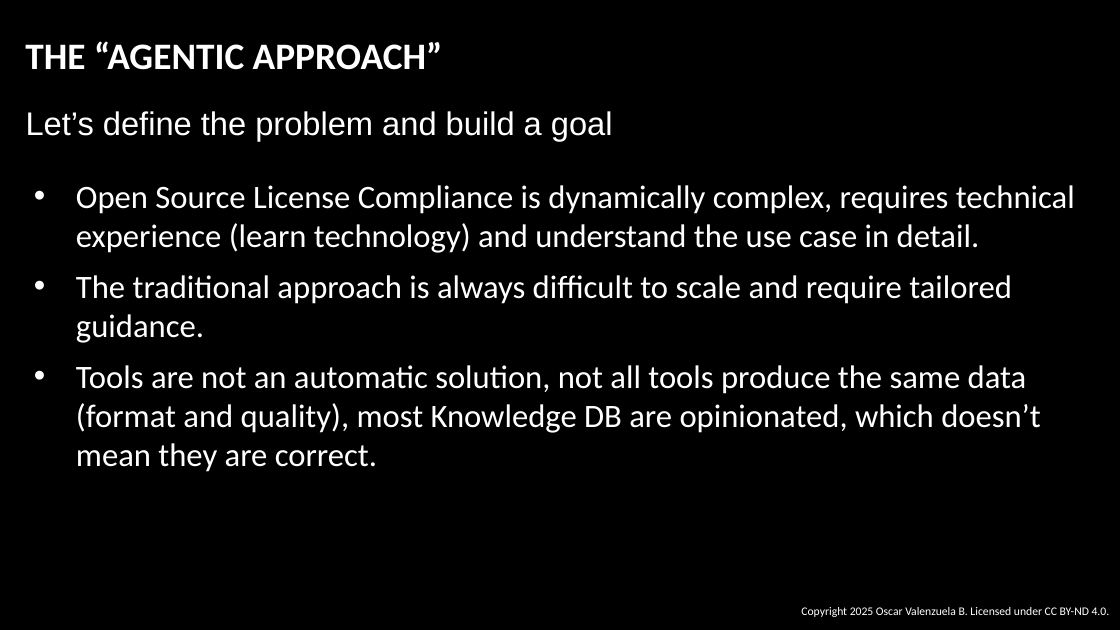
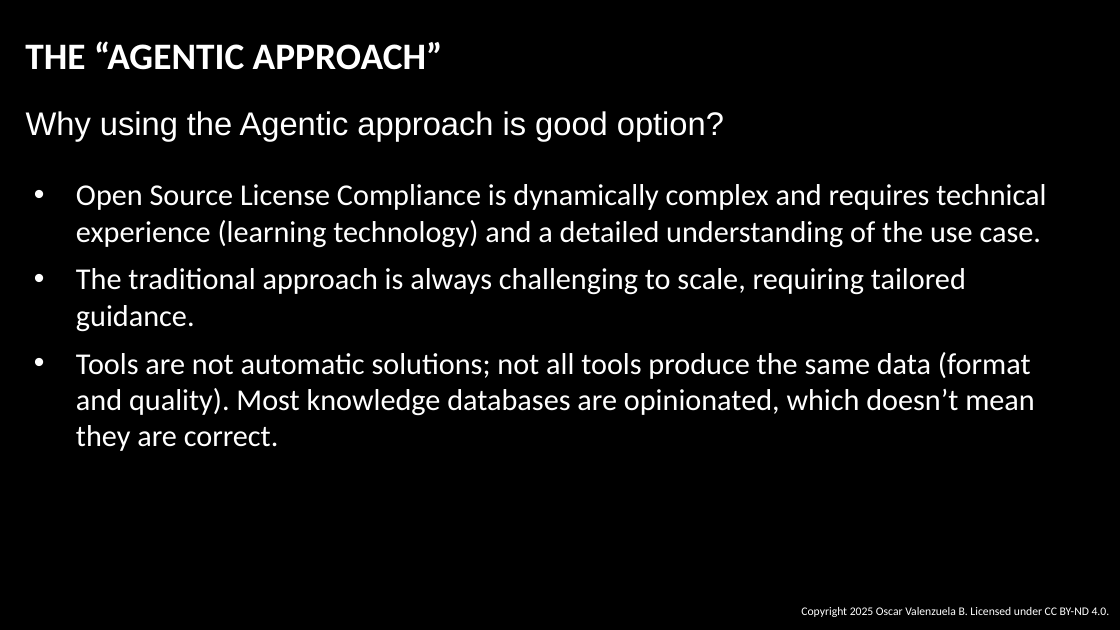
Before and after one commit to oscarvalenzuelab/sbom_analysis_using_agentic, a slide deck: slide 25 of slides/OSS_Agentic_AI.pptx. Drawn at 1120x630 pixels with LibreOffice and Linux fonts; fonts in the diff are those of the drawing; background and template pictures are left out. Boxes give left, top, right and bottom in pixels: in the first picture for what was removed or moved away, otherwise in the second. Text is boxed around its words. In the diff, an @@ line names an element or a change of style, - is before the commit and + after.

```diff
--- a/slides/OSS_Agentic_AI.pptx
+++ b/slides/OSS_Agentic_AI.pptx
@@ text at (26, 111, 724, 141): text changed @@
-Let’s define the problem and build a goal
+Why using the Agentic approach is good option?
@@ text at (76, 184, 1046, 451): text changed; size 28 to 25.9 pt @@
-• Open Source License Compliance is dynamically complex, requires technical experience (learn technology) and understand the use case in detail.
-• The traditional approach is always difficult to scale and require tailored guidance.
-• Tools are not an automatic solution, not all tools produce the same data (format and quality), most Knowledge DB are opinionated, which doesn’t mean they are correct.
+• Open Source License Compliance is dynamically complex and requires technical experience (learning technology) and a detailed understanding of the use case.
+• The traditional approach is always challenging to scale, requiring tailored guidance.
+• Tools are not automatic solutions; not all tools produce the same data (format and quality). Most knowledge databases are opinionated, which doesn’t mean they are correct.
```
Also in this commit, not shown: 5 other slides changed, 1 other file.
